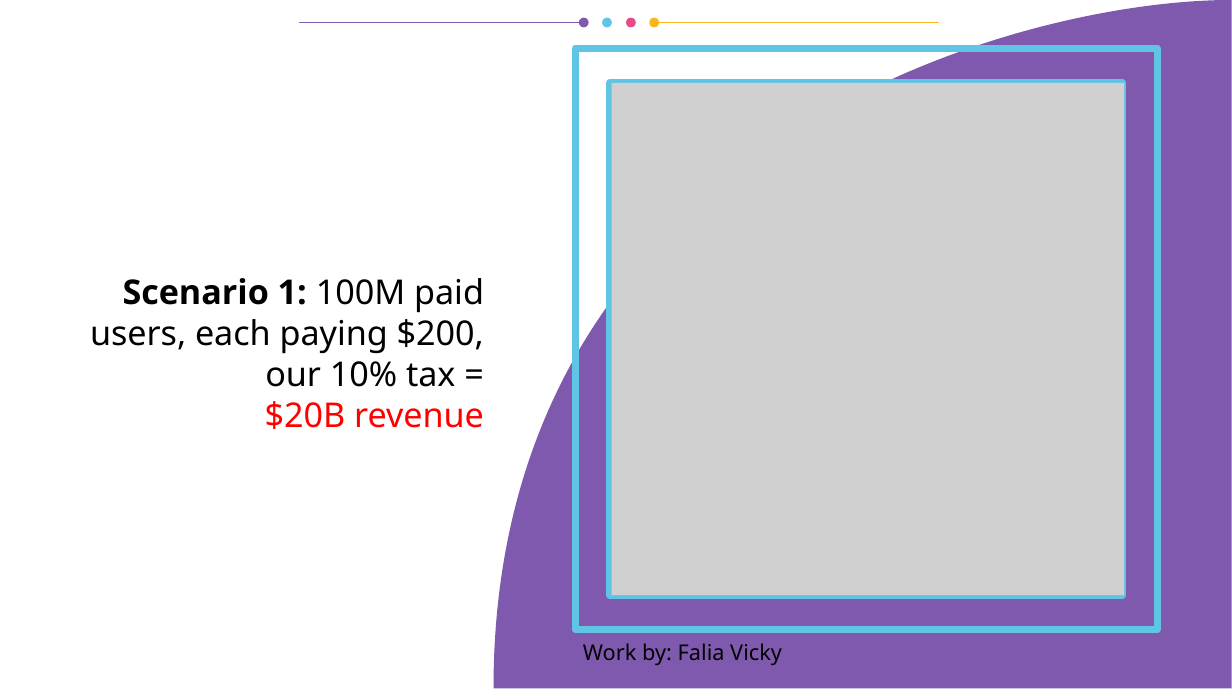
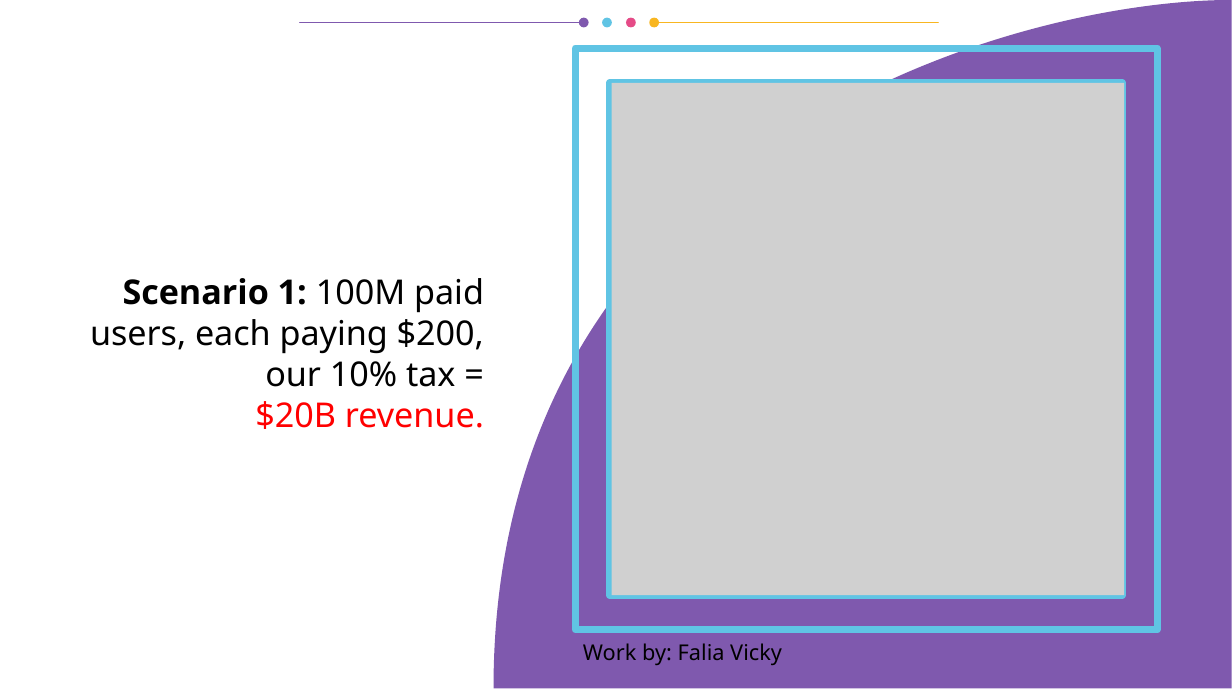
Before and after one commit to vporton/icp-package-manager, a slide deck: slide 11 of docs/presentation.odp. Drawn at 1232x693 pixels with LibreOffice and Linux fonts; fonts in the diff are those of the drawing; grey boxes stand for pictures. Boxes give left, top, right and bottom in pixels: in the first picture for what was removed or moved away, otherwise in the second. Text is boxed around its words. In the diff, an @@ line names an element or a change of style, - is before the commit and + after.

```diff
--- a/docs/presentation.odp
+++ b/docs/presentation.odp
@@ title at <box>90,278,484,429</box>: text changed @@
-Scenario 1: 100M paid users, each paying $200, our 10% tax =
-$20B revenue
+Scenario 1: 100M paid users, each paying $200, our 10% tax =
+$20B revenue.
```
Also in this commit, not shown: 9 other slides changed.
